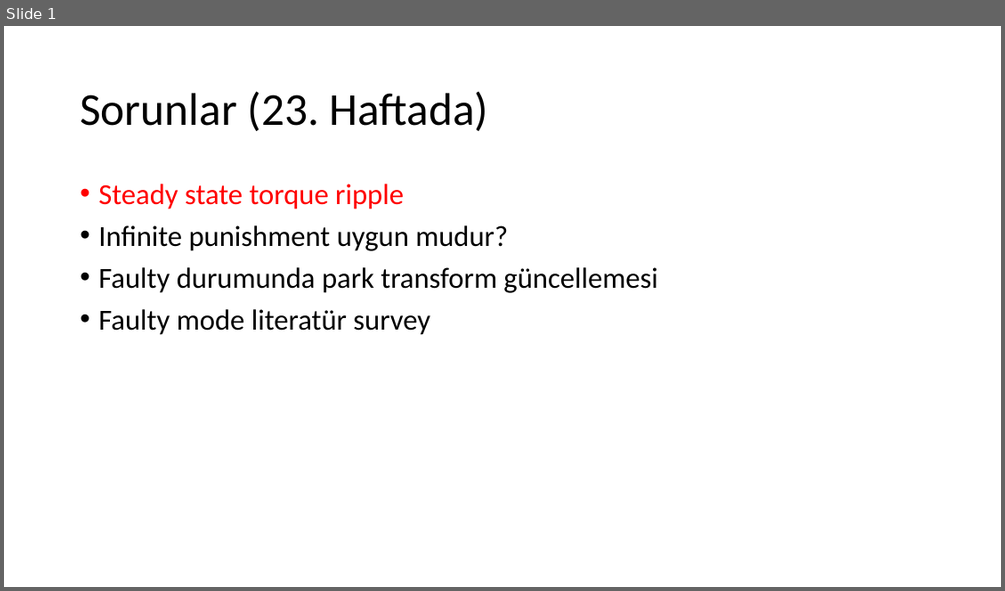
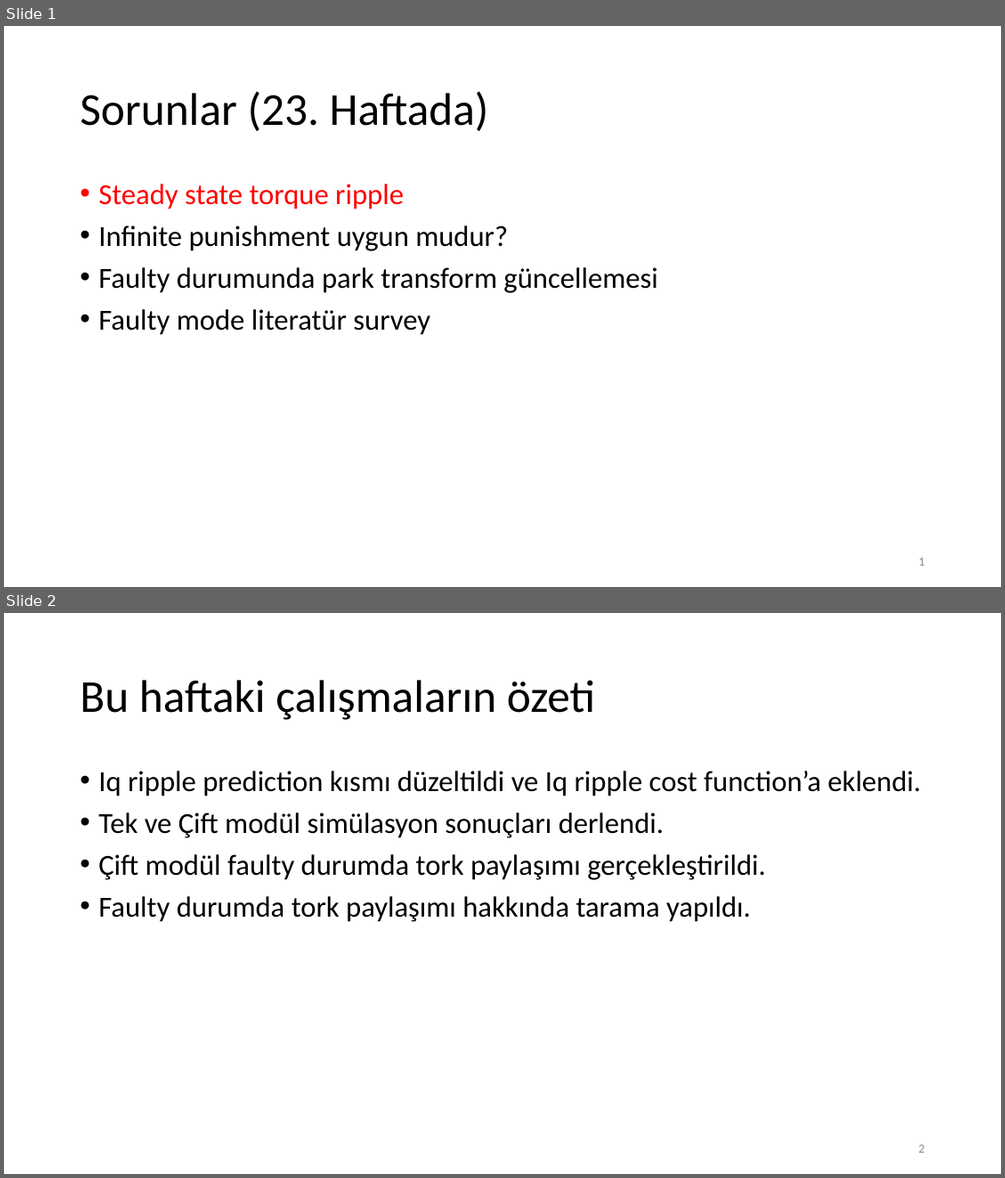
Before and after one commit to hakansrc/fault_tolerant_drives, a slide deck: Simulation/MPC/Sunumlar/MPC_sunum_week35.pptx. Shown one above the other, each under a label of ours: slide 1 before the commit, slides 1 and 2 after it. The pictures are 1005x591 and 1005x1178 pixels, drawn with LibreOffice and Linux fonts; fonts in the diff are those of the drawing. Boxes give left, top, right and bottom in pixels: in the first picture for what was removed or moved away, otherwise in the second. Text is boxed around its words. In the diff, an @@ line names an element or a change of style, - is before the commit and + after.

```diff
--- a/Simulation/MPC/Sunumlar/MPC_sunum_week35.pptx
+++ b/Simulation/MPC/Sunumlar/MPC_sunum_week35.pptx
@@ slide 2 added at <box>4,613,1001,1174</box>, background #FFFFFF @@
@@ title added at <box>80,680,595,720</box>, 44 pt, text #000000 @@
+Bu haftaki çalışmaların özeti
@@ text added at <box>98,771,921,922</box>, 28 pt, text #000000 @@
+• Iq ripple prediction kısmı düzeltildi ve Iq ripple cost function’a eklendi.
+• Tek ve Çift modül simülasyon sonuçları derlendi.
+• Çift modül faulty durumda tork paylaşımı gerçekleştirildi.
+• Faulty durumda tork paylaşımı hakkında tarama yapıldı.
@@ page number added at <box>918,1144,924,1152</box>, 12 pt, text #8C8C8C @@
+2
@@ slide 1 changed as well @@
@@ page number added at <box>918,557,924,565</box>, 12 pt, text #8C8C8C @@
+1
```
Also in this commit, not shown: 2 other slides changed, 14 other slides added, 2 slides removed, 9 other files.
